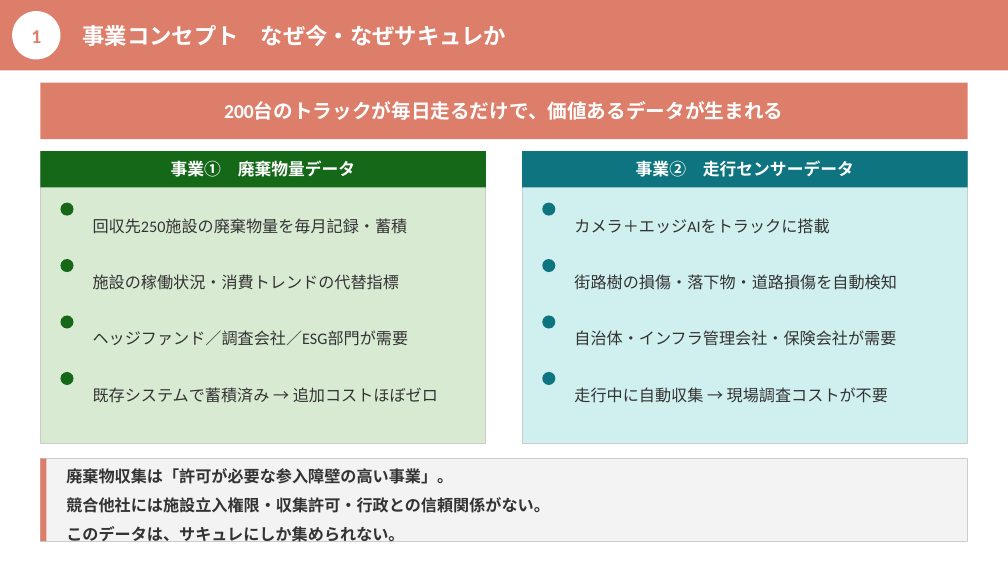
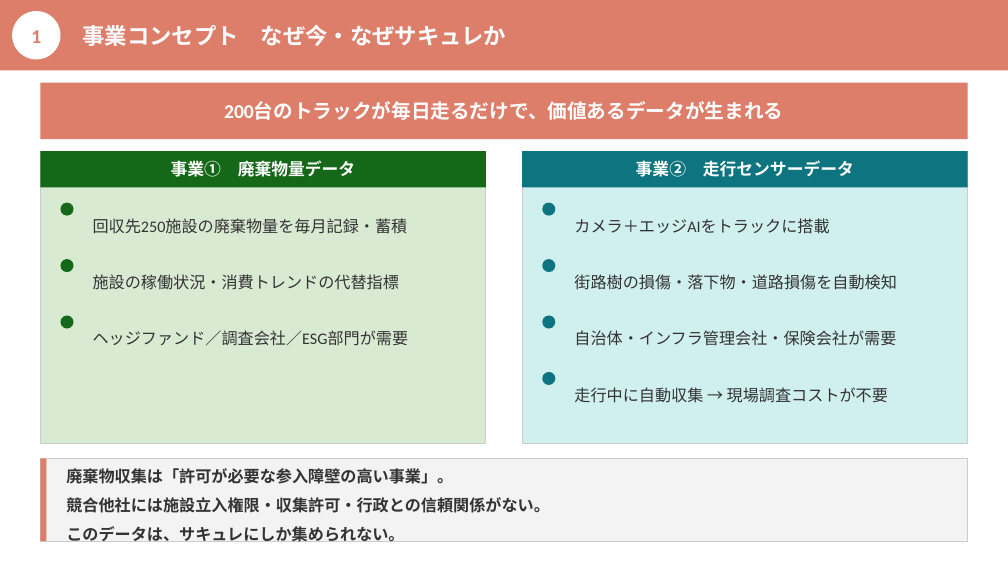
Before and after one commit to monomapblog-ui/sacure, a slide deck: slide 3 of データ事業計画書_v1.pptx. Drawn at 1008x567 pixels with LibreOffice and Linux fonts; fonts in the diff are those of the drawing. Boxes give left, top, right and bottom in pixels: in the first picture for what was removed or moved away, otherwise in the second. Text is boxed around its words. In the diff, an @@ line names an element or a change of style, - is before the commit and + after.

```diff
--- a/データ事業計画書_v1.pptx
+++ b/データ事業計画書_v1.pptx
@@ ellipse removed at [60,372,74,385] @@
@@ text removed at [93,387,438,403] @@
-既存システムで蓄積済み → 追加コストほぼゼロ
```
Also in this commit, not shown: 3 other slides changed, 1 other file.
